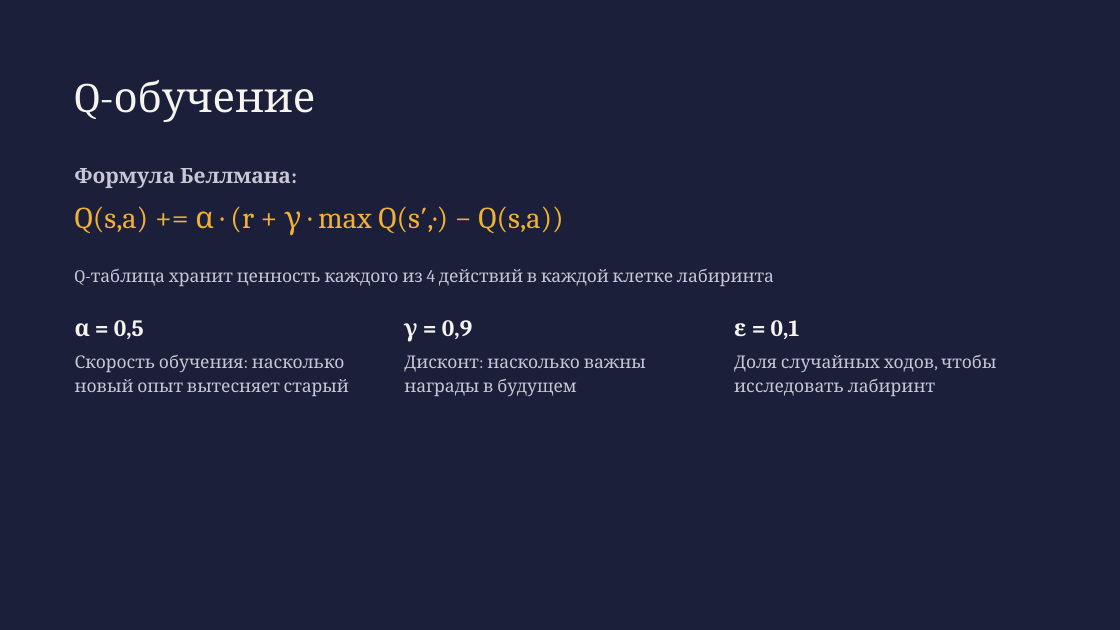
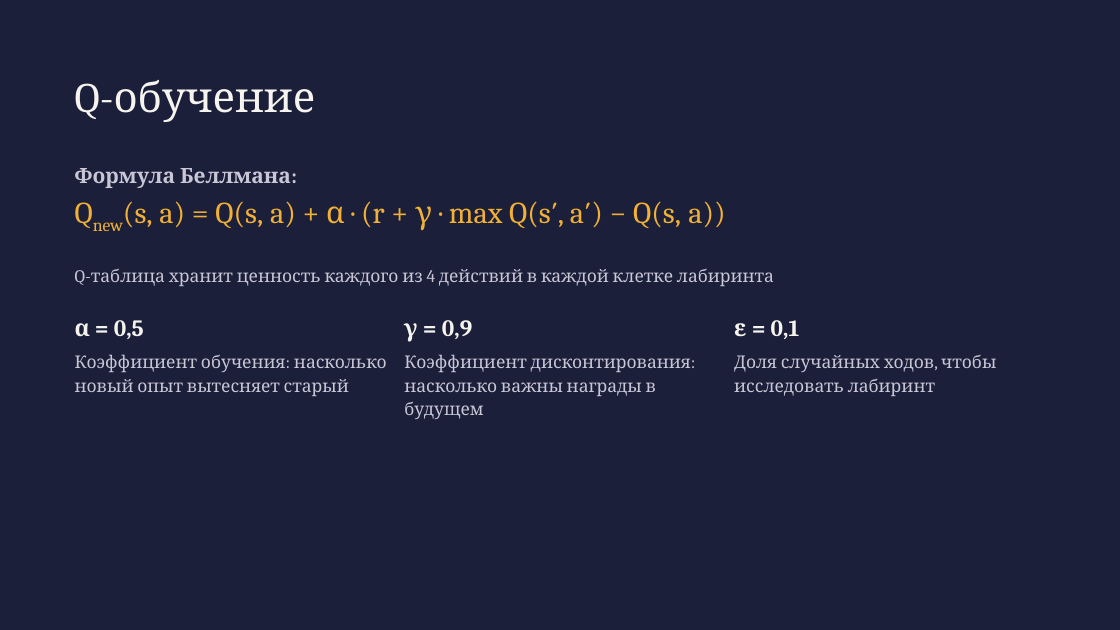
Before and after one commit to AlexLopatin-hub/polytech_labs, a slide deck: slide 4 of Java/lab2/Presentation.pptx. Drawn at 1120x630 pixels with LibreOffice and Linux fonts; fonts in the diff are those of the drawing. Boxes give left, top, right and bottom in pixels: in the first picture for what was removed or moved away, otherwise in the second. Text is boxed around its words. In the diff, an @@ line names an element or a change of style, - is before the commit and + after.

Commit message:
lab2/presentation edits

```diff
--- a/Java/lab2/Presentation.pptx
+++ b/Java/lab2/Presentation.pptx
@@ text at [123, 201, 725, 230]: text changed @@
-Q(s,a) += α · (r + γ · max Q(s′,·) − Q(s,a))
+Qnew(s, a) = Q(s, a) + α · (r + γ · max Q(s′, a′) − Q(s, a))
@@ text at [75, 354, 387, 396]: text changed @@
-Скорость обучения: насколько новый опыт вытесняет старый
+Коэффициент обучения: насколько новый опыт вытесняет старый
@@ text at [404, 354, 696, 419]: text changed @@
-Дисконт: насколько важны награды в будущем
+Коэффициент дисконтирования: насколько важны награды в будущем
```
